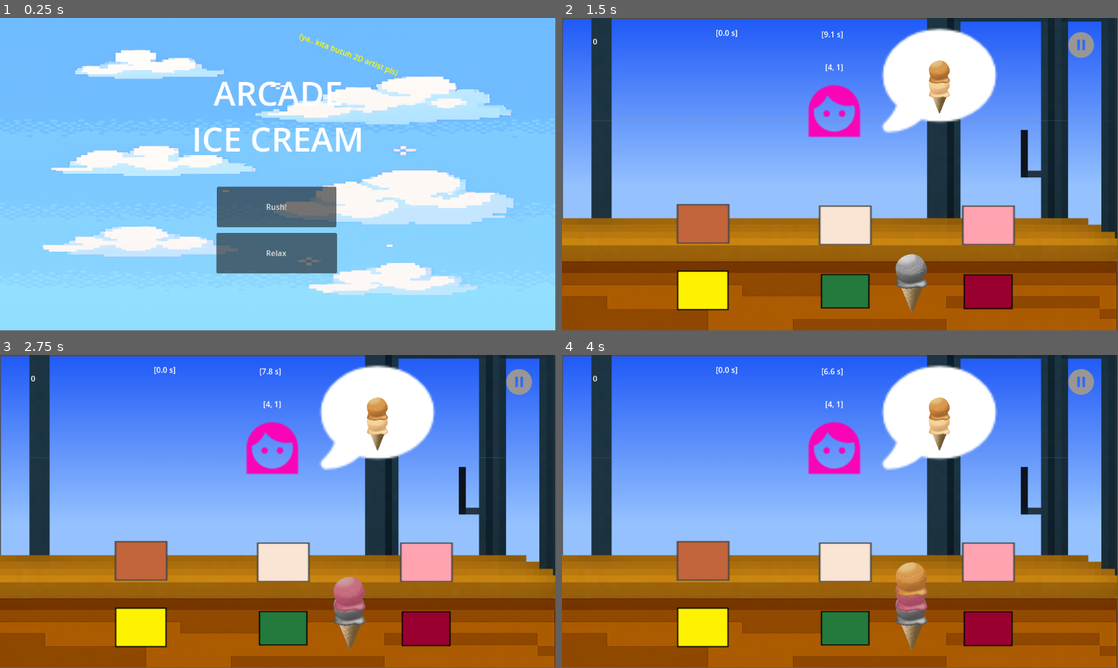
Above: before the commit, frames 1-4 (two rows, left to right).
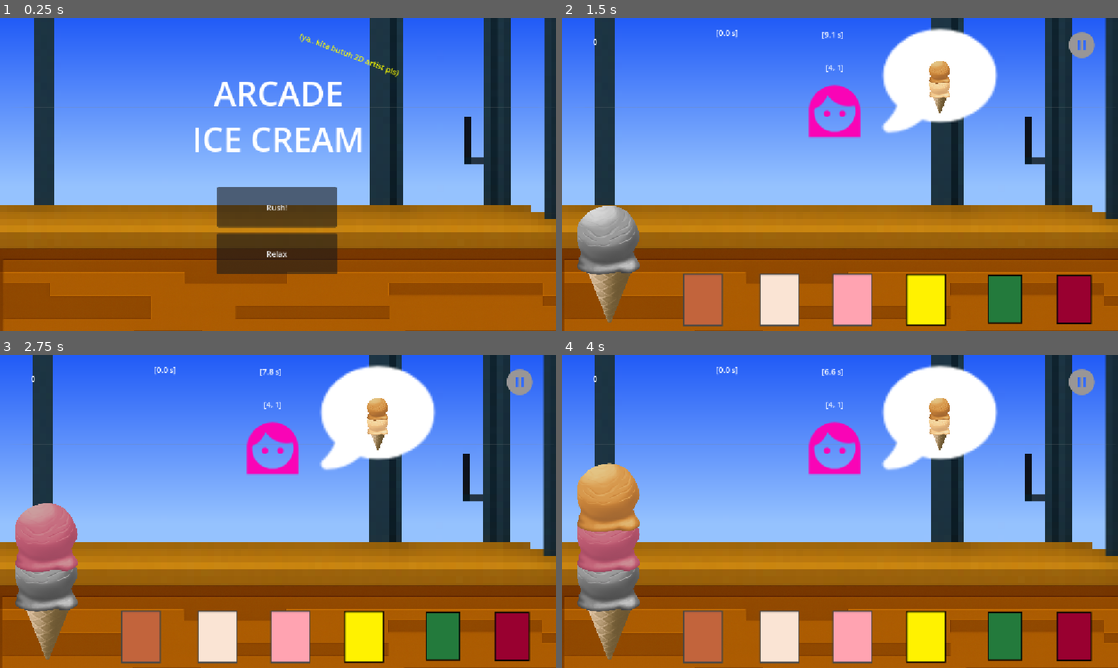
Above: after the commit, the same moments.

Repository: adamsutan/ice_cream_arcade
Game: Godot game, scene res://main_menu.tscn
Same seed, same stepped clock (60 frames per second), same inputs: the game is played once before the commit and once after it.
Inputs (mouse positions are in pixels of both pictures, inside the frame that each line leads up to; where the layout moved, square brackets give the same spot in the first picture):
- Up to frame 1 (0.25 s): no input
- Up to frame 2 (1.5 s): click "Rush!" at 0.5 s; click (778, 296) [845, 224] at 1.25 s
- Up to frame 3 (2.75 s): click (289, 633) [422, 561] at 2 s
- Up to frame 4 (4 s): click (701, 633) [701, 561] at 2.75 s; click (923, 636) [701, 627] at 3.5 s
In our replay, the window is 799x449 before the commit and 800x450 after it. These sizes can differ from the game's own. Grey fills any space a smaller window leaves; there, only what the larger window draws over its background counts as a difference.

The runs differ from the first frame. In frame 1, 90% of the frame differs, in the area x 0-100%, y 0-100%; in frame 2, 38%; in frame 3, 39%; in frame 4, 40%.

Commit message:
layout counter top 2

Diff:
--- a/game.gd
+++ b/game.gd
@@ -34,7 +34,7 @@
 
 var current_customer = null
 var scoop_count = 0
-var scoop_spacing: float = -30.0
+var scoop_spacing: float = -41.0
 var order_to_shuffle = 0
 var excellent_served = 0
 
--- a/game.tscn
+++ b/game.tscn
@@ -1,10 +1,9 @@
-[gd_scene load_steps=16 format=3 uid="uid://dc5ka3tmdkpv8"]
+[gd_scene load_steps=13 format=3 uid="uid://dc5ka3tmdkpv8"]
 
 [ext_resource type="Script" uid="uid://b3uftux6yopk0" path="res://game.gd" id="1_ryrav"]
 [ext_resource type="Texture2D" uid="uid://dmtc5os38ebok" path="res://assets/graphics/ice_creams/vanilla.png" id="2_fc0e3"]
-[ext_resource type="Texture2D" uid="uid://c2f3spc4kfsau" path="res://assets/graphics/backgrounds/ice_cream_shop_interior.png" id="2_lc2xo"]
+[ext_resource type="PackedScene" uid="uid://c3bewueyne4ju" path="res://interior_scene.tscn" id="2_iotsf"]
 [ext_resource type="Texture2D" uid="uid://6xe1036gk6h2" path="res://assets/graphics/ice_creams/strawberry.png" id="3_7jktm"]
-[ext_resource type="Texture2D" uid="uid://c11t5mm77ubx3" path="res://assets/graphics/backgrounds/countertop_bottom.png" id="3_215e1"]
 [ext_resource type="Texture2D" uid="uid://buagq4r1h6jci" path="res://assets/graphics/chat_bubble/chat_bubble.png" id="3_hve3p"]
 [ext_resource type="Texture2D" uid="uid://c67y7y6fpdthk" path="res://assets/graphics/ice_creams/chocolate.png" id="4_ryrav"]
 [ext_resource type="Texture2D" uid="uid://cj48yblwtk5kh" path="res://assets/graphics/ice_creams/banana template.png" id="7_vef74"]
@@ -14,33 +13,11 @@
 [ext_resource type="Texture2D" uid="uid://dyp3hwkg1347c" path="res://assets/graphics/backgrounds/gridicons--pause.png" id="11_mfdv2"]
 [ext_resource type="PackedScene" uid="uid://cn8g0ug55xsuy" path="res://pause_menu.tscn" id="12_iotsf"]
 
-[sub_resource type="Gradient" id="Gradient_7sc4i"]
-offsets = PackedFloat32Array(0, 0.5398773)
-colors = PackedColorArray(0.13633388, 0.36464587, 0.96989363, 1, 0.5860944, 0.7611595, 0.9999959, 1)
-
-[sub_resource type="GradientTexture2D" id="GradientTexture2D_80cx4"]
-gradient = SubResource("Gradient_7sc4i")
-fill_from = Vector2(0.49779737, 0)
-fill_to = Vector2(0.49779737, 1)
-
 [node name="game" type="Node2D"]
 position = Vector2(-2, 0)
 script = ExtResource("1_ryrav")
 
-[node name="background" type="Sprite2D" parent="."]
-position = Vector2(578.52734, 326.22394)
-scale = Vector2(17.952269, 10.086751)
-texture = SubResource("GradientTexture2D_80cx4")
-
-[node name="Interior" type="Sprite2D" parent="."]
-position = Vector2(577, 284)
-scale = Vector2(0.76, 0.76)
-texture = ExtResource("2_lc2xo")
-
-[node name="Table" type="Sprite2D" parent="Interior"]
-position = Vector2(-2.666687, 121.38597)
-scale = Vector2(1.5078125, 1.0337514)
-texture = ExtResource("3_215e1")
+[node name="InteriorScene" parent="." instance=ExtResource("2_iotsf")]
 
 [node name="TimerDisplay" type="RichTextLabel" parent="."]
 offset_left = 516.0
@@ -89,55 +66,63 @@
 position = Vector2(0, 12)
 
 [node name="Vanilla" type="TextureButton" parent="."]
-offset_left = 485.0
-offset_top = 354.0
-offset_right = 685.0
-offset_bottom = 504.0
+offset_left = 529.0
+offset_top = 479.0
+offset_right = 729.0
+offset_bottom = 629.0
+rotation = 1.5707964
 texture_normal = ExtResource("2_fc0e3")
 stretch_mode = 0
 
 [node name="Strawberry" type="TextureButton" parent="."]
-offset_left = 782.0
-offset_top = 354.0
-offset_right = 982.0
-offset_bottom = 504.0
+offset_left = 680.0
+offset_top = 479.0
+offset_right = 880.0
+offset_bottom = 629.0
+rotation = 1.5707964
 texture_normal = ExtResource("3_7jktm")
 stretch_mode = 0
 
 [node name="Chocolate" type="TextureButton" parent="."]
-offset_left = 190.0
-offset_top = 351.0
-offset_right = 390.0
-offset_bottom = 501.0
+offset_left = 370.0
+offset_top = 479.0
+offset_right = 570.0
+offset_bottom = 629.0
+rotation = 1.5707964
 texture_normal = ExtResource("4_ryrav")
 stretch_mode = 0
 
 [node name="Banana" type="TextureButton" parent="."]
-offset_left = 211.0
-offset_top = 489.0
-offset_right = 370.0
-offset_bottom = 639.0
+offset_left = 680.0
+offset_top = 667.0
+offset_right = 839.0
+offset_bottom = 817.0
+rotation = -1.5707964
 texture_normal = ExtResource("7_vef74")
 stretch_mode = 0
 
 [node name="Green_Tea" type="TextureButton" parent="."]
-offset_left = 511.0
-offset_top = 501.0
-offset_right = 661.0
-offset_bottom = 631.0
+offset_left = 986.0
+offset_top = 504.0
+offset_right = 1136.0
+offset_bottom = 634.0
+rotation = 1.5707964
 texture_normal = ExtResource("8_hve3p")
 stretch_mode = 0
 
 [node name="Red_Velvet" type="TextureButton" parent="."]
-offset_left = 807.0
-offset_top = 501.0
-offset_right = 958.0
-offset_bottom = 633.0
+offset_left = 1130.0
+offset_top = 504.0
+offset_right = 1281.0
+offset_bottom = 636.0
+rotation = 1.5707964
 texture_normal = ExtResource("9_mfdv2")
 stretch_mode = 0
 
 [node name="IceCreamDisplay" type="Node2D" parent="."]
-position = Vector2(727, 524)
+z_index = 5
+position = Vector2(98, 456)
+scale = Vector2(2, 2)
 
 [node name="cone" type="TextureButton" parent="IceCreamDisplay"]
 offset_left = -27.0
@@ -170,10 +155,9 @@
 z_index = 15
 z_as_relative = false
 y_sort_enabled = true
-offset_left = 4.0
-offset_top = 1.0
-offset_right = 4.0
-offset_bottom = 1.0
+offset_left = -1.0
+offset_right = 5.0
+offset_bottom = -1.0
 
 [node name="Streak_Timer_Debug" type="RichTextLabel" parent="."]
 offset_left = 321.0
--- /dev/null
+++ b/interior_scene.tscn
@@ -0,0 +1,31 @@
+[gd_scene load_steps=5 format=3 uid="uid://c3bewueyne4ju"]
+
+[ext_resource type="Texture2D" uid="uid://c2f3spc4kfsau" path="res://assets/graphics/backgrounds/ice_cream_shop_interior.png" id="1_jn8aq"]
+[ext_resource type="Texture2D" uid="uid://c11t5mm77ubx3" path="res://assets/graphics/backgrounds/countertop_bottom.png" id="2_s5rw3"]
+
+[sub_resource type="Gradient" id="Gradient_7sc4i"]
+offsets = PackedFloat32Array(0, 0.5398773)
+colors = PackedColorArray(0.13633388, 0.36464587, 0.96989363, 1, 0.5860944, 0.7611595, 0.9999959, 1)
+
+[sub_resource type="GradientTexture2D" id="GradientTexture2D_4hts7"]
+gradient = SubResource("Gradient_7sc4i")
+fill_from = Vector2(0.49779737, 0)
+fill_to = Vector2(0.49779737, 1)
+
+[node name="InteriorScene" type="Node2D"]
+
+[node name="Background" type="Sprite2D" parent="."]
+z_index = -1
+position = Vector2(580.49994, 323.5)
+scale = Vector2(18.140623, 10.109375)
+texture = SubResource("GradientTexture2D_4hts7")
+
+[node name="Interior" type="Sprite2D" parent="."]
+position = Vector2(584, 256)
+scale = Vector2(0.76, 0.76)
+texture = ExtResource("1_jn8aq")
+
+[node name="Table" type="Sprite2D" parent="Interior"]
+position = Vector2(-2.666687, 121.38597)
+scale = Vector2(1.5078125, 1.0337514)
+texture = ExtResource("2_s5rw3")
--- a/main_menu.tscn
+++ b/main_menu.tscn
@@ -1,10 +1,7 @@
-[gd_scene load_steps=4 format=3 uid="uid://w5mqdgtwwok1"]
+[gd_scene load_steps=3 format=3 uid="uid://w5mqdgtwwok1"]
 
-[ext_resource type="Texture2D" uid="uid://bfa6swpbiple3" path="res://assets/graphics/backgrounds/Pixel art image of a.png" id="1_06t4h"]
 [ext_resource type="Script" uid="uid://bb1jpntpm18rl" path="res://main_menu.gd" id="1_7vrkn"]
-
-[sub_resource type="StyleBoxTexture" id="StyleBoxTexture_7vrkn"]
-texture = ExtResource("1_06t4h")
+[ext_resource type="PackedScene" uid="uid://c3bewueyne4ju" path="res://interior_scene.tscn" id="2_7vrkn"]
 
 [node name="main menu" type="Control"]
 layout_mode = 3
@@ -15,14 +12,7 @@
 grow_vertical = 2
 script = ExtResource("1_7vrkn")
 
-[node name="Panel" type="Panel" parent="."]
-layout_mode = 1
-anchors_preset = 15
-anchor_right = 1.0
-anchor_bottom = 1.0
-grow_horizontal = 2
-grow_vertical = 2
-theme_override_styles/panel = SubResource("StyleBoxTexture_7vrkn")
+[node name="InteriorScene" parent="." instance=ExtResource("2_7vrkn")]
 
 [node name="rush" type="Button" parent="."]
 layout_mode = 0
--- a/project.godot
+++ b/project.godot
@@ -19,6 +19,12 @@
 
 Global="*res://global.gd"
 
+[display]
+
+window/size/mode=3
+window/size/initial_position_type=0
+window/stretch/mode="canvas_items"
+
 [rendering]
 
 renderer/rendering_method="mobile"
